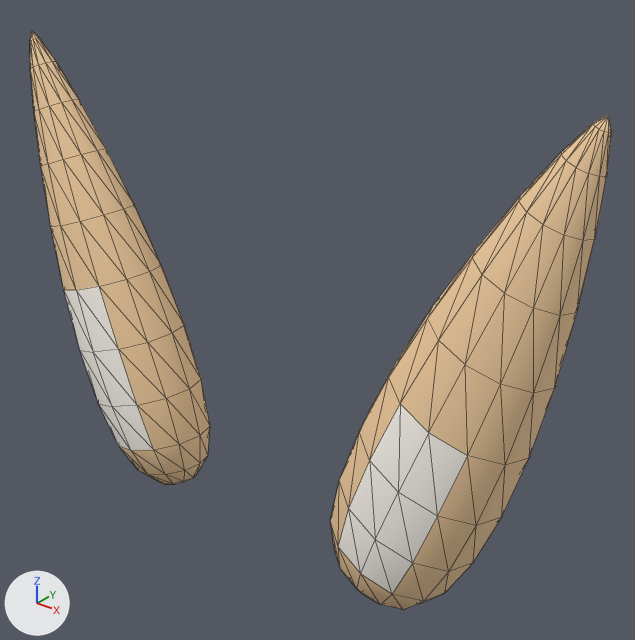
A saved change to the glTF model character-studio/src/assets/anatomy/parts/ears-upright-pointy.glb.
Rendered twice from a camera (50 mm lens) standing at (0.302, -0.326, 1.293) and looking at (0.024, 0.021, 1.077). Lighting does not change. The marker at lower left points along +X, +Y and +Z. The older version comes first. Shape keys are drawn at the values saved in each file. Mesh edges are drawn as thin lines.

The first picture shows 'ears-upright-pointy'.
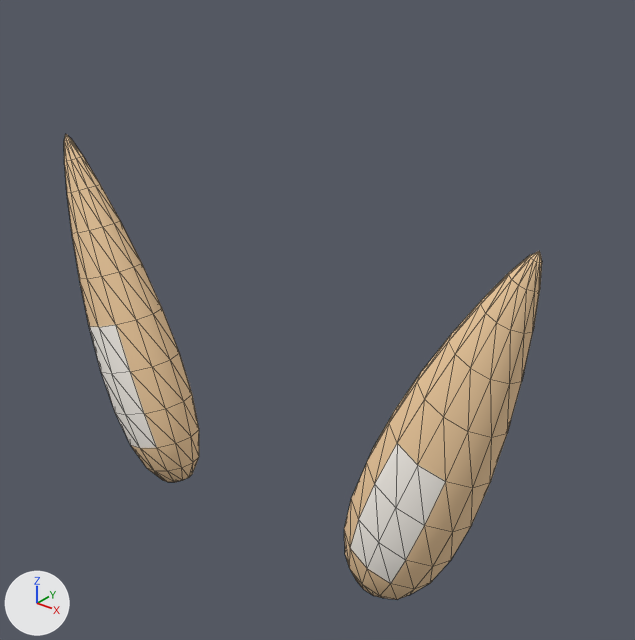
Changed parts and their boxes [x1, y1, x2, y2] in the pictures (635 x 640 px):
```json
{"object": "ears-upright-pointy", "change": "reshaped", "before": [30, 31, 612, 610], "after": [64, 134, 542, 599], "on screen": "18% narrower, 20% shorter"}
```

Edits to the scene script, one JSON object a line:
```json
{"block": "key_0_length", "where": "key_0_length = bpy.data.objects['ears-upright-pointy'].data.shape_keys.key_blocks['length']"}
{"op": "set", "path": "key_0_length.value", "old": "1.0", "new": "0.0"}
{"block": "key_1_width", "where": "key_1_width = bpy.data.objects['ears-upright-pointy'].data.shape_keys.key_blocks['width']"}
{"op": "set", "path": "key_1_width.value", "old": "1.0", "new": "0.0"}
```
